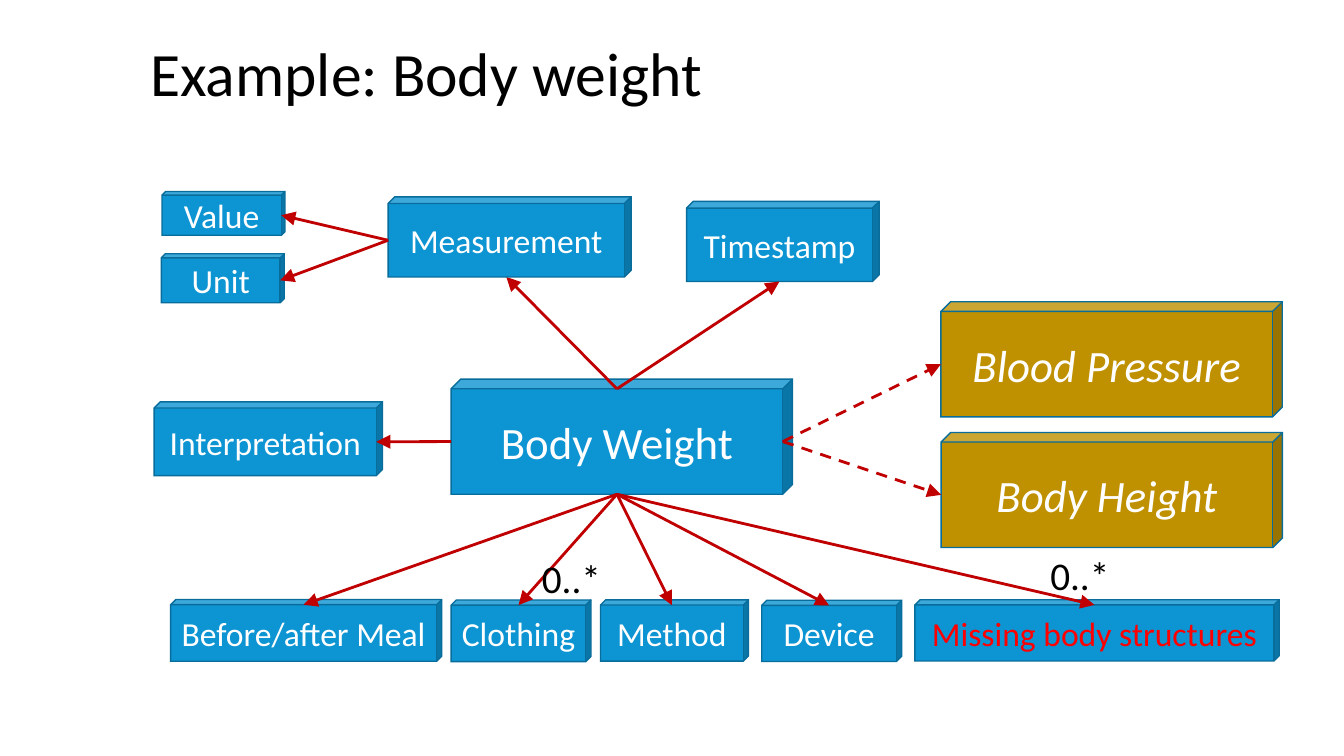
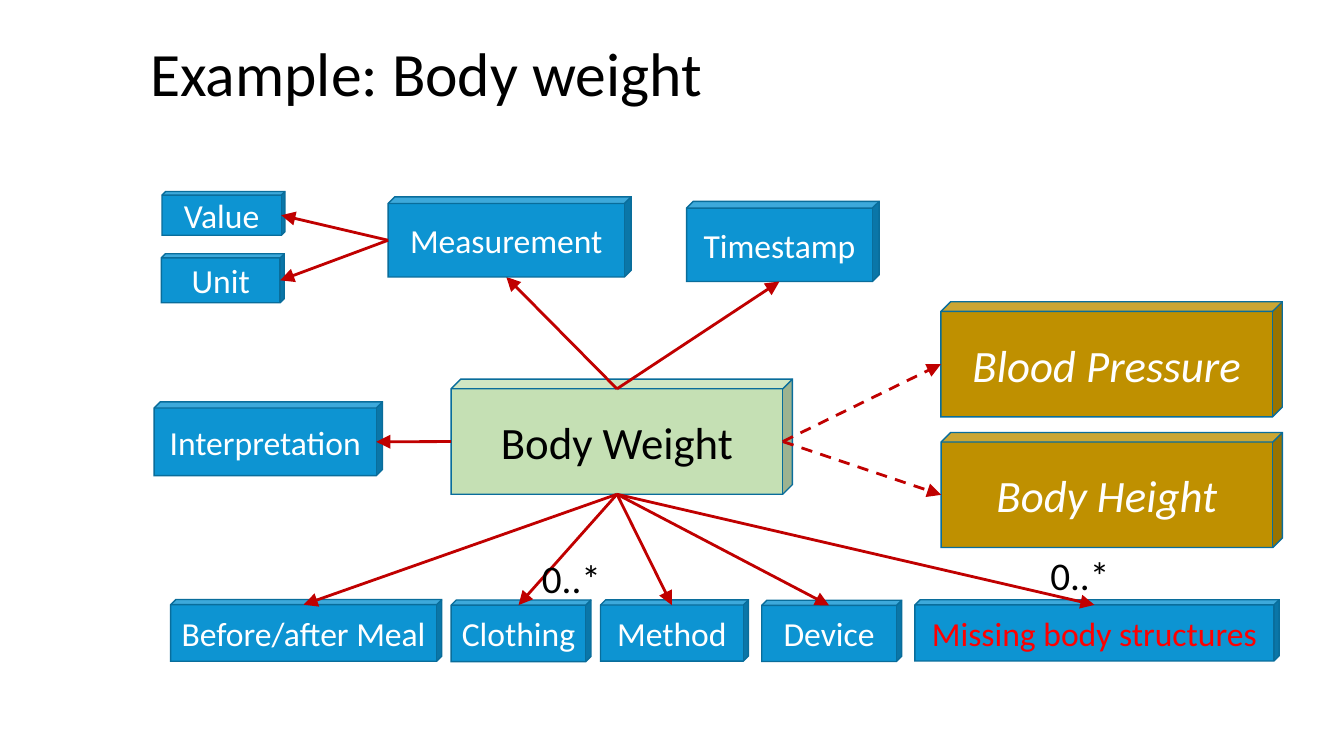
Before and after one commit to frankoemig/bloodpressure, a slide deck: slide 3 of input/images-source/Drawings.pptm. Drawn at 1344x756 pixels with LibreOffice and Linux fonts; fonts in the diff are those of the drawing. Boxes give left, top, right and bottom in pixels: in the first picture for what was removed or moved away, otherwise in the second. Text is boxed around its words. In the diff, an @@ line names an element or a change of style, - is before the commit and + after.

```diff
--- a/input/images-source/Drawings.pptm
+++ b/input/images-source/Drawings.pptm
@@ cube "Body Weight" at (x1=452, y1=379, x2=793, y2=494): text colour #FFFFFF to #000000; fill #0D94D2 to #C5E0B4 @@
```
Also in this commit, not shown: 3 other slides changed, 8 other files.
